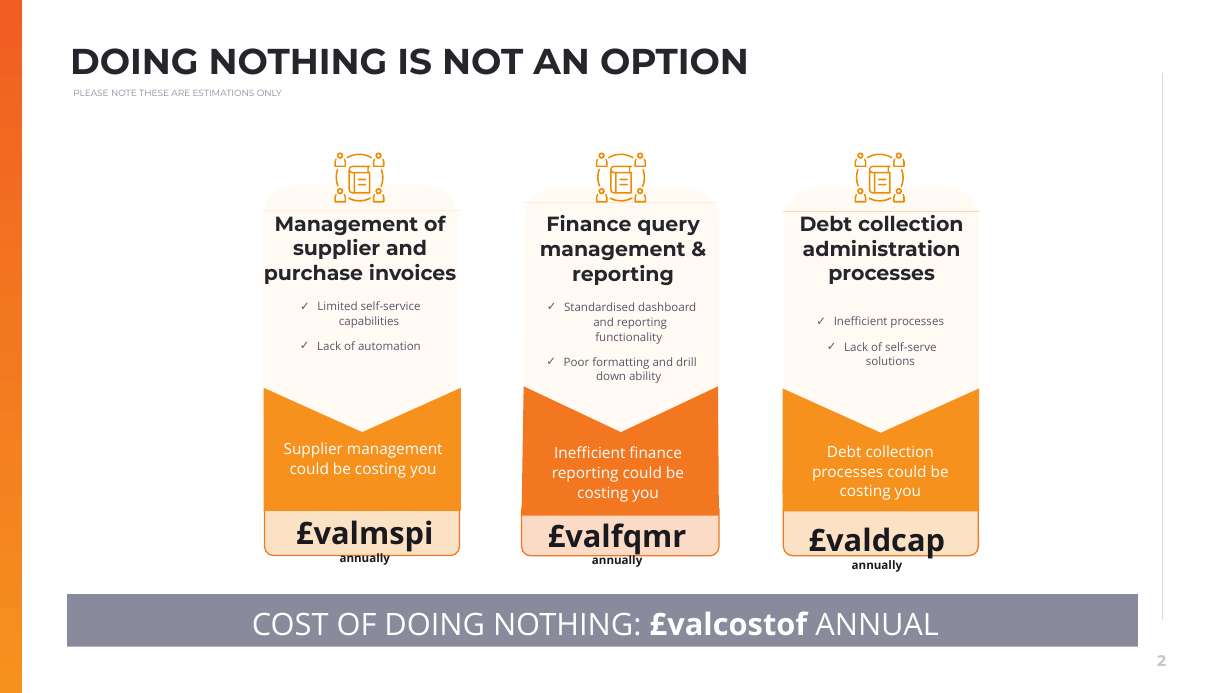
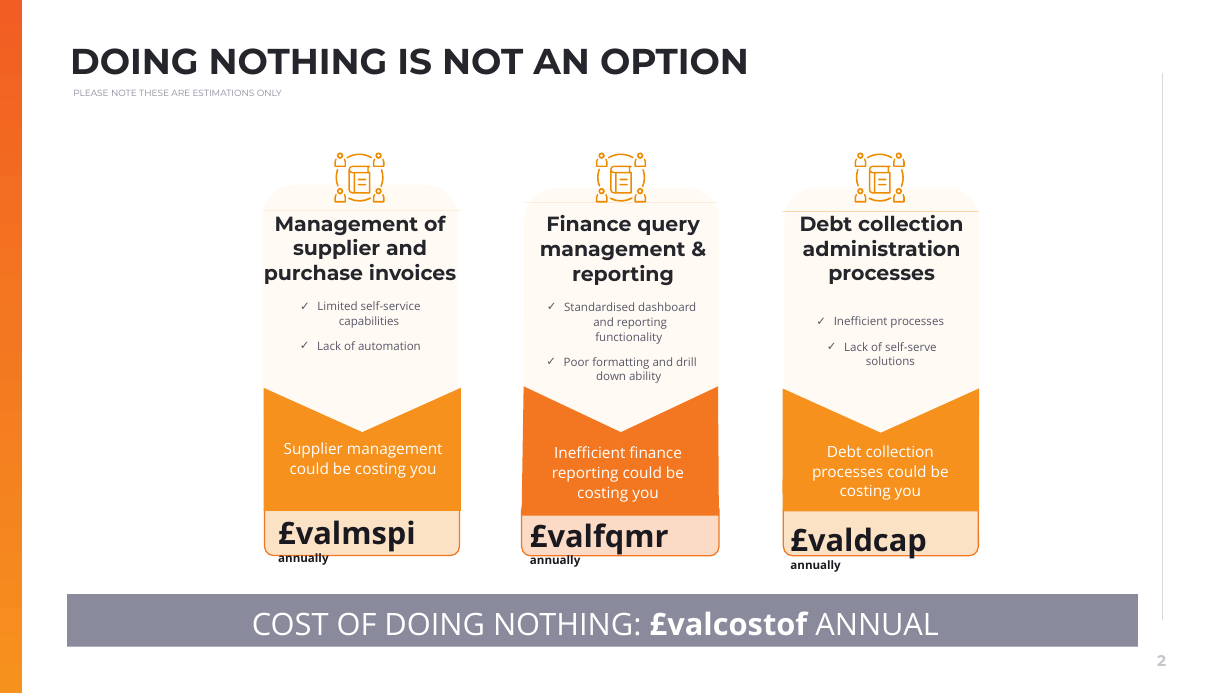
Before and after one commit to muratozdemirpiblo/ppt-api, a slide deck: slide 2 of client.pptx. Drawn at 1232x693 pixels with LibreOffice and Linux fonts; fonts in the diff are those of the drawing; background and template pictures are left out. Boxes give left, top, right and bottom in pixels: in the first picture for what was removed or moved away, otherwise in the second. Text is boxed around its words. In the diff, an @@ line names an element or a change of style, - is before the commit and + after.

```diff
--- a/client.pptx
+++ b/client.pptx
@@ alignment centre to left in 3 elements at (x1=530, y1=523, x2=669, y2=569), (x1=790, y1=527, x2=926, y2=572), (x1=278, y1=520, x2=415, y2=566) @@
```
Also in this commit, not shown: 1 other file.
